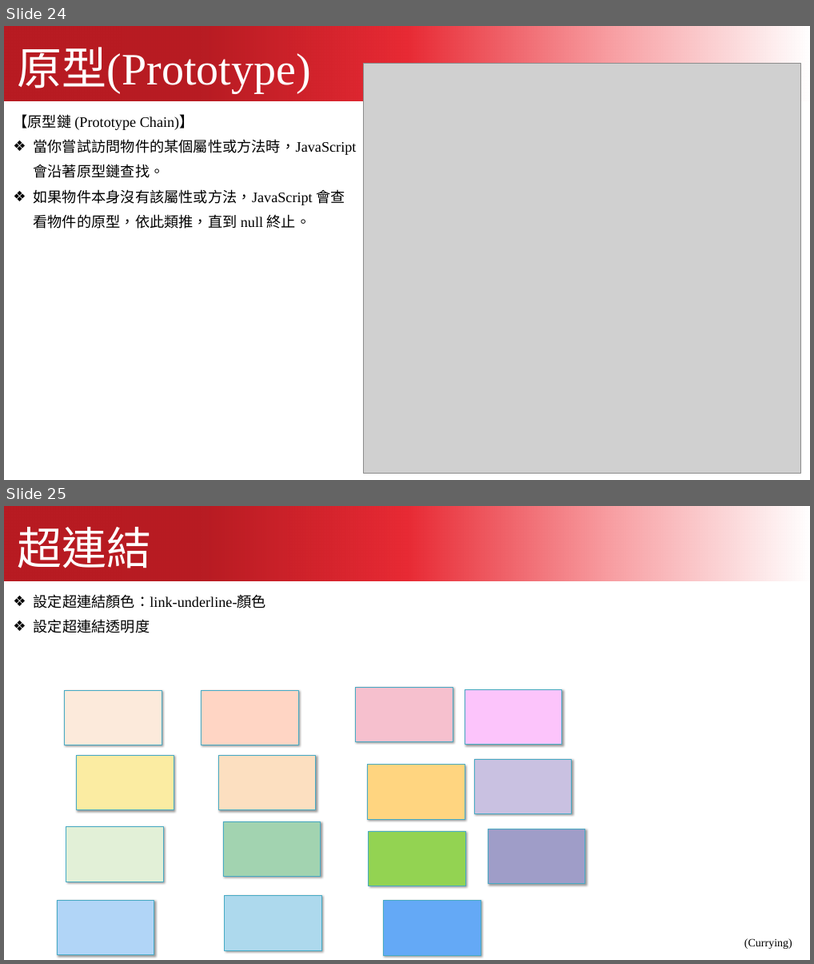
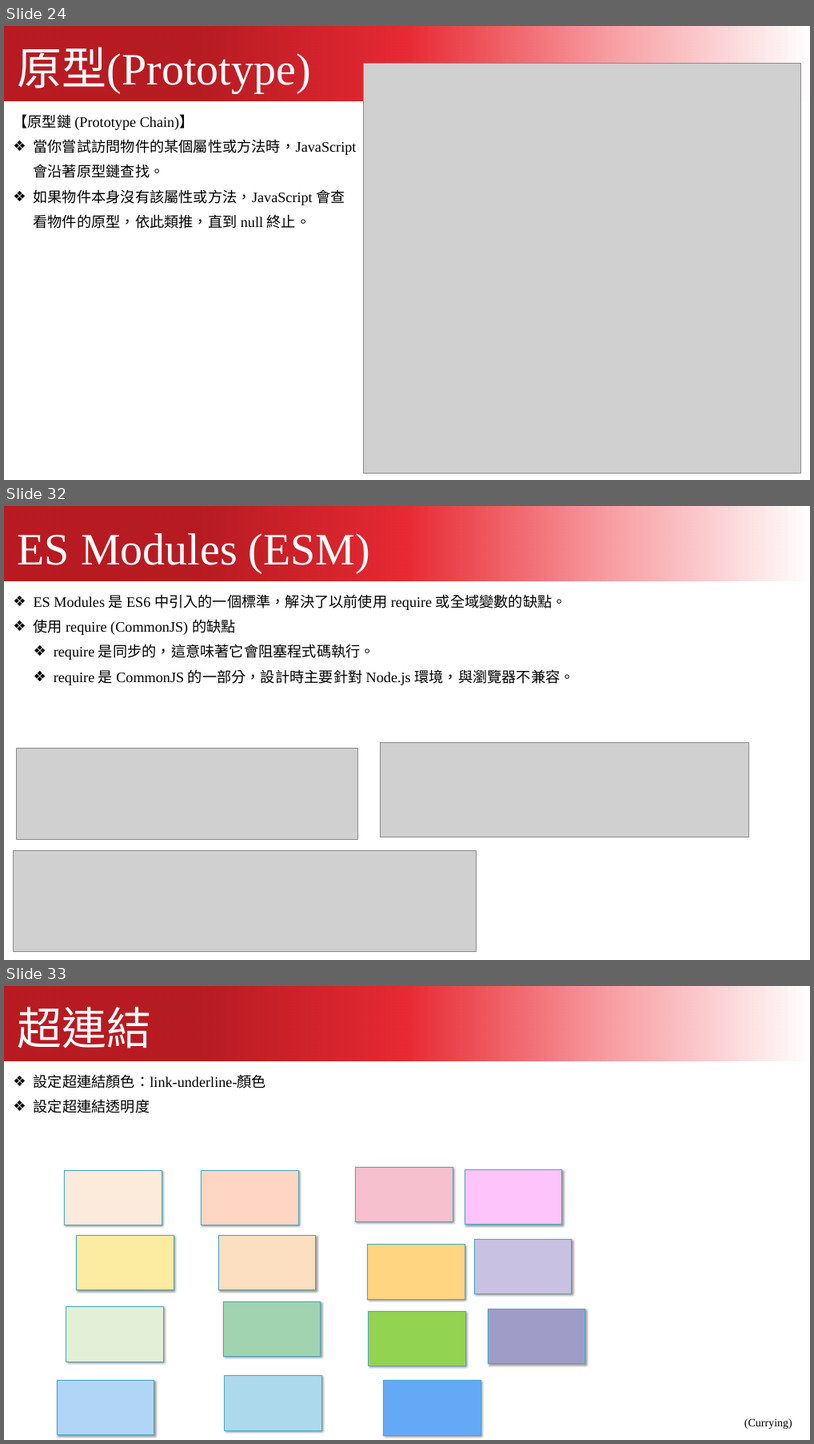
Before and after one commit to kcwc1029/blog-web, a slide deck: JavaScript/javascript_01.pptx. Shown one above the other, each under a label of ours: slides 24 and 25 before the commit, slides 24, 32 and 33 after it; the slides between them are not shown. The pictures are 814x964 and 814x1444 pixels, drawn with LibreOffice and Linux fonts; fonts in the diff are those of the drawing; grey boxes stand for pictures. Boxes give left, top, right and bottom in pixels: in the first picture for what was removed or moved away, otherwise in the second. Text is boxed around its words. In the diff, an @@ line names an element or a change of style, - is before the commit and + after.

```diff
--- a/JavaScript/javascript_01.pptx
+++ b/JavaScript/javascript_01.pptx
@@ slide 32 added at <box>4,506,810,960</box>, background #FFFFFF @@
@@ freeform shape added at <box>4,506,810,580</box>, fill gradient #B81B22 to #E82A34 to #F89DA1 to #FFFFFF @@
@@ text added at <box>18,533,370,572</box>, 80 pt, text #FFFFFF @@
+ES Modules (ESM)
@@ text added at <box>34,594,575,685</box>, 26 pt, text #000000 @@
+❖ ES Modules 是 ES6 中引入的一個標準，解決了以前使用 require 或全域變數的缺點。
+❖ 使用 require (CommonJS) 的缺點
+  ❖ require 是同步的，這意味著它會阻塞程式碼執行。
+  ❖ require 是 CommonJS 的一部分，設計時主要針對 Node.js 環境，與瀏覽器不兼容。
@@ picture added at <box>380,743,749,837</box> @@
@@ picture added at <box>17,748,358,839</box> @@
@@ picture added at <box>14,850,476,951</box> @@
@@ what was slide 25 is now slide 33 @@
```
Also in this commit, not shown: 7 other slides added, 6 other files.
